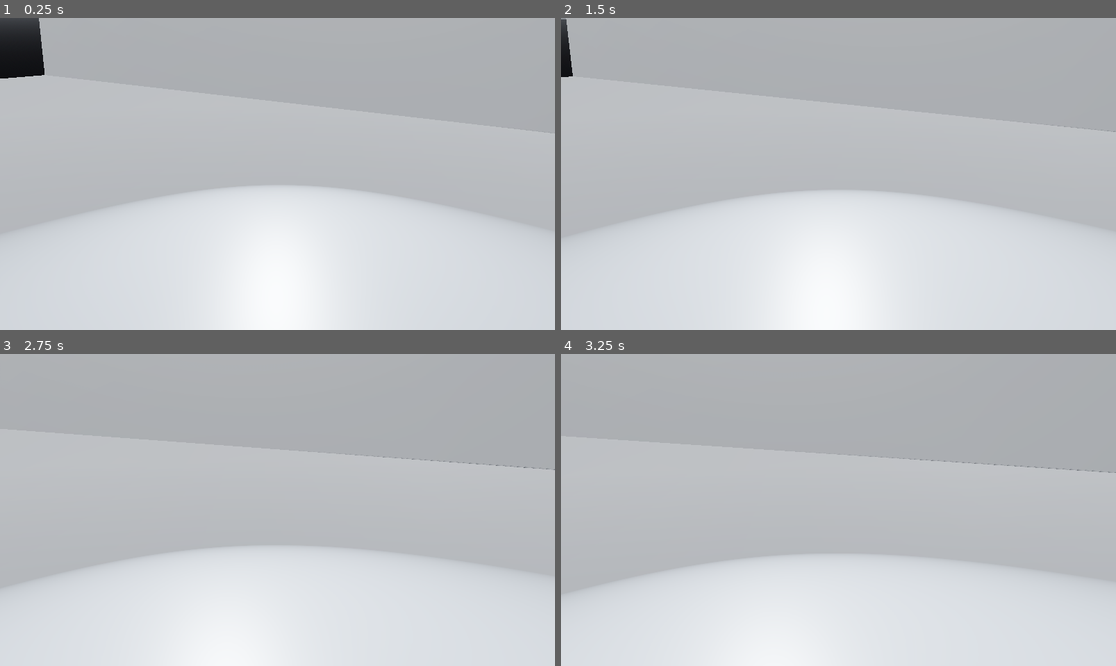
Above: before the commit, frames 1-4 (two rows, left to right).
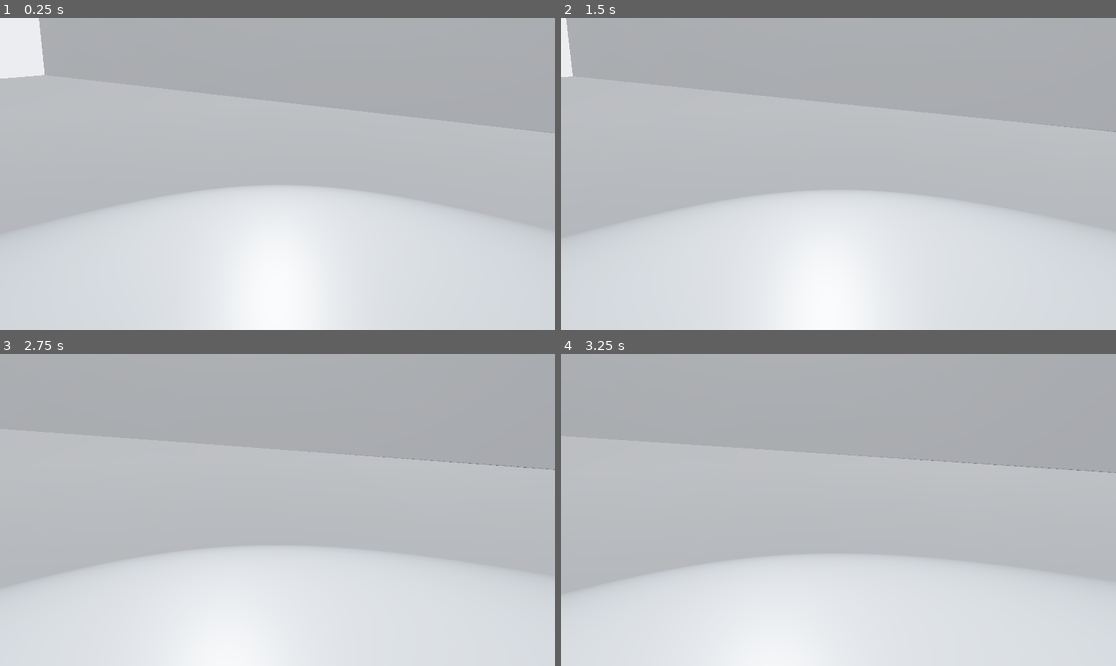
Above: after the commit, the same moments.

Repository: coolman1984/Digital-Factory
Game: Godot game, scene res://main.tscn
Two runs of this game, one before a commit and one after it. Both use one fixed random seed, a clock stepped at 60 frames per second and the inputs below.
Inputs:
- Up to frame 1 (0.25 s): no input
- Up to frame 2 (1.5 s): tap Enter at 0.5 s
- Up to frame 3 (2.75 s): no input
- Up to frame 4 (3.25 s): no input

The runs differ from the first frame. In frame 1, 1.4% of the frame differs, in the area x 0-9%, y 0-20%; in frame 2, 0.3%; in frame 3, less than 0.1%; in frame 4, less than 0.1%.

Commit message:
Godot reel: 2.7x faster on the CPU at the same sharpness; clearer glass and lit front
- FSR 2 at 67% internal resolution, no MSAA (30% faster, same sharpness at 100%)
- render.sh: four parallel slices with their own warm-up, joined without duplicate frames (1.9x throughput);
  reel in 6 min 48 s vs 9 min 22 s on 4 cores with software Vulkan
- look: darker-below studio sky, reflection probe, weaker glass reflection, fill light without specular (no glare on
  the hood), exposure 1.1 after an 18% card test showed higher exposure flattens the interior
- background matches the wall (no dark corner); measurements in RENDER_QUALITY_AUDIT.md E5

Co-Authored-By: Claude Opus 5.5 <noreply@anthropic.com>
Claude-Session: https://claude.ai/code/session_01AaXm8hHcwqN5sFaUR5a7Ry

Diff:
--- a/tools/godot/mounter-reel/main.gd
+++ b/tools/godot/mounter-reel/main.gd
@@ -19,27 +19,46 @@
 # The head is a child of the gantry in the model, so it gets only its own x travel on top of the gantry's move.
 const CYCLE := [[0, 0, 0, 0], [0.25, 0, 0, 1], [0.45, 0, 0, 0], [1.25, 0.73, -0.32, 0], [1.45, 0.73, -0.32, 1], [1.65, 0.73, -0.32, 0], [2.15, 0.52, 0.44, 0], [2.35, 0.52, 0.44, 0], [2.95, 0, 0.06, 0], [3.15, 0, 0.06, 1], [3.35, 0, 0.06, 0], [3.9, 0, 0, 0]]
 var only := -1               # --frame N in the user args renders one frame (look tests)
+var exposure := 1.0
+var card := false
+var fill_energy := 0.6
+var rng := Vector2i(-1, -1)  # --range=a,b renders reel frames a..b-1 only (after its own warm-up), for parallel slices
 
 func _ready() -> void:
-	for a in OS.get_cmdline_user_args():
+	var args := OS.get_cmdline_user_args()
+	for a in args:
 		if a.begins_with("--frame="): only = int(a.split("=")[1])
+		if a.begins_with("--range="): rng = Vector2i(int(a.split("=")[1].split(",")[0]), int(a.split("=")[1].split(",")[1]))
+	# speed knobs (docs/RENDER_QUALITY_AUDIT.md E5): internal resolution with FSR 2 temporal upscaling, MSAA on/off
+	var vp := get_viewport()
+	for a in args:
+		if a.begins_with("--fsr="): vp.scaling_3d_mode = Viewport.SCALING_3D_MODE_FSR2; vp.scaling_3d_scale = float(a.split("=")[1]); vp.use_taa = false
+		if a == "--no-msaa": vp.msaa_3d = Viewport.MSAA_DISABLED
+		if a.begins_with("--exposure="): exposure = float(a.split("=")[1])
+		if a == "--card": card = true
+		if a.begins_with("--fill="): fill_energy = float(a.split("=")[1])
 	_environment()
 	_studio()
 	_model()
+	if card:
+		var c := MeshInstance3D.new(); var cm := QuadMesh.new(); cm.size = Vector2(0.25, 0.25); c.mesh = cm
+		var mm := StandardMaterial3D.new(); mm.albedo_color = Color(0.18, 0.18, 0.18); mm.roughness = 1.0; mm.metallic_specular = 0.2
+		c.material_override = mm; add_child(c); c.look_at_from_position(Vector3(0.75, 1.15, 0.9), Vector3(1.6, 1.4, 2.6), Vector3.UP); c.rotate_object_local(Vector3.UP, PI)
 	cam = Camera3D.new(); cam.fov = 30.0; cam.near = 0.05; cam.far = 80.0; add_child(cam)
 	_pose(0.0 if only < 0 else float(only) / FRAMES)
 
 func _environment() -> void:
 	var sky_mat := ProceduralSkyMaterial.new()
-	sky_mat.sky_top_color = Color(0.78, 0.80, 0.84); sky_mat.sky_horizon_color = Color(0.55, 0.57, 0.60)
-	sky_mat.ground_horizon_color = Color(0.30, 0.31, 0.33); sky_mat.ground_bottom_color = Color(0.10, 0.10, 0.11)
+	sky_mat.sky_top_color = Color(0.85, 0.87, 0.90); sky_mat.sky_horizon_color = Color(0.36, 0.38, 0.41)
+	sky_mat.ground_horizon_color = Color(0.16, 0.17, 0.18); sky_mat.ground_bottom_color = Color(0.05, 0.05, 0.06)
+	sky_mat.sky_curve = 0.25
 	sky_mat.sun_angle_max = 0.0; sky_mat.energy_multiplier = 1.0
 	var sky := Sky.new(); sky.sky_material = sky_mat
 	var env := Environment.new()
-	env.background_mode = Environment.BG_SKY
+	env.background_mode = Environment.BG_COLOR; env.background_color = Color(0.40, 0.42, 0.45)
 	env.sky = sky; env.ambient_light_source = Environment.AMBIENT_SOURCE_SKY; env.reflected_light_source = Environment.REFLECTION_SOURCE_SKY
 	env.ambient_light_energy = 0.55
-	env.tonemap_mode = Environment.TONE_MAPPER_AGX; env.tonemap_exposure = 1.0
+	env.tonemap_mode = Environment.TONE_MAPPER_AGX; env.tonemap_exposure = exposure
 	env.ssao_enabled = true; env.ssao_radius = 0.6; env.ssao_intensity = 1.6; env.ssao_detail = 0.8
 	env.ssil_enabled = true; env.ssil_radius = 1.5; env.ssil_intensity = 0.8
 	env.sdfgi_enabled = OS.get_cmdline_user_args().has("--sdfgi"); env.sdfgi_use_occlusion = true; env.sdfgi_min_cell_size = 0.05; env.sdfgi_energy = 0.9
@@ -69,7 +88,7 @@
 	add_child(key); key.look_at_from_position(Vector3(-3.2, 3.6, 3.6), Vector3(0, 0.9, 0), Vector3.UP)
 	var rim := SpotLight3D.new(); rim.light_energy = 18.0; rim.spot_range = 12.0; rim.spot_angle = 38.0; rim.light_color = Color(0.85, 0.92, 1.0)
 	rim.shadow_enabled = true; add_child(rim); rim.look_at_from_position(Vector3(-2.8, 3.0, -3.4), Vector3(0, 1.0, 0), Vector3.UP)
-	var fill := OmniLight3D.new(); fill.light_energy = 0.6; fill.omni_range = 9.0; fill.light_color = Color(0.9, 0.95, 1.0)
+	var fill := OmniLight3D.new(); fill.light_energy = fill_energy; fill.omni_range = 9.0; fill.light_color = Color(0.9, 0.95, 1.0); fill.light_specular = 0.0   # a fill without glare: it lifts the shadow side but makes no reflection on the hood glass
 	fill.position = Vector3(4.2, 1.8, 3.0); add_child(fill)
 	_panel(Vector2(3.2, 1.2), Vector3(0.6, 4.4, 1.2), Vector3(0, 0.9, 0), 3.0)
 
@@ -88,6 +107,9 @@
 	if nozzles: n0 = nozzles.position
 	print("moving parts: ", gantry.name if gantry else "-", " ", head.name if head else "-", " ", spindles.name if spindles else "-", " ", nozzles.name if nozzles else "-")
 	_fix_materials(root)
+	var probe := ReflectionProbe.new(); probe.size = Vector3(7, 4, 7); probe.position = Vector3(0, 1.4, 0)
+	probe.box_projection = true; probe.interior = false; probe.update_mode = ReflectionProbe.UPDATE_ONCE; probe.intensity = 1.0
+	add_child(probe)
 
 func _fix_materials(n: Node) -> void:
 	# Godot does not read KHR_materials_transmission: the hood panes come in opaque, so make them clear sheets
@@ -97,8 +119,8 @@
 			var m := mi.get_active_material(i)
 			if m is StandardMaterial3D and m.resource_name.begins_with("glass"):
 				var g := (m as StandardMaterial3D).duplicate() as StandardMaterial3D
-				g.transparency = BaseMaterial3D.TRANSPARENCY_ALPHA; g.albedo_color = Color(0.92, 0.95, 0.97, 0.04)
-				g.roughness = 0.02; g.metallic = 0.0; g.metallic_specular = 0.3
+				g.transparency = BaseMaterial3D.TRANSPARENCY_ALPHA; g.albedo_color = Color(0.92, 0.95, 0.97, 0.03)
+				g.roughness = 0.02; g.metallic = 0.0; g.metallic_specular = 0.05
 				mi.set_surface_override_material(i, g); mi.cast_shadow = GeometryInstance3D.SHADOW_CASTING_SETTING_OFF
 	for c in n.get_children(): _fix_materials(c)
 
@@ -130,6 +152,8 @@
 		frame += 1
 		if frame > 40: get_tree().quit()      # let SDFGI and TAA settle on the still frame
 		return
-	_pose(max(0.0, float(frame - PRE) / FRAMES))
+	var f := frame - PRE
+	if rng.x >= 0: f = rng.x + max(0, frame - PRE)          # a slice warms up on its own first pose
+	_pose(max(0.0, float(f) / FRAMES))
 	frame += 1
-	if frame > PRE + FRAMES: get_tree().quit()
+	if (rng.x >= 0 and frame > PRE + (rng.y - rng.x)) or frame > PRE + FRAMES: get_tree().quit()
Not shown, changed: docs/RENDER_QUALITY_AUDIT.md
Not shown, changed: tools/godot/mounter-reel/README.md
Not shown, added: tools/godot/mounter-reel/render.sh
